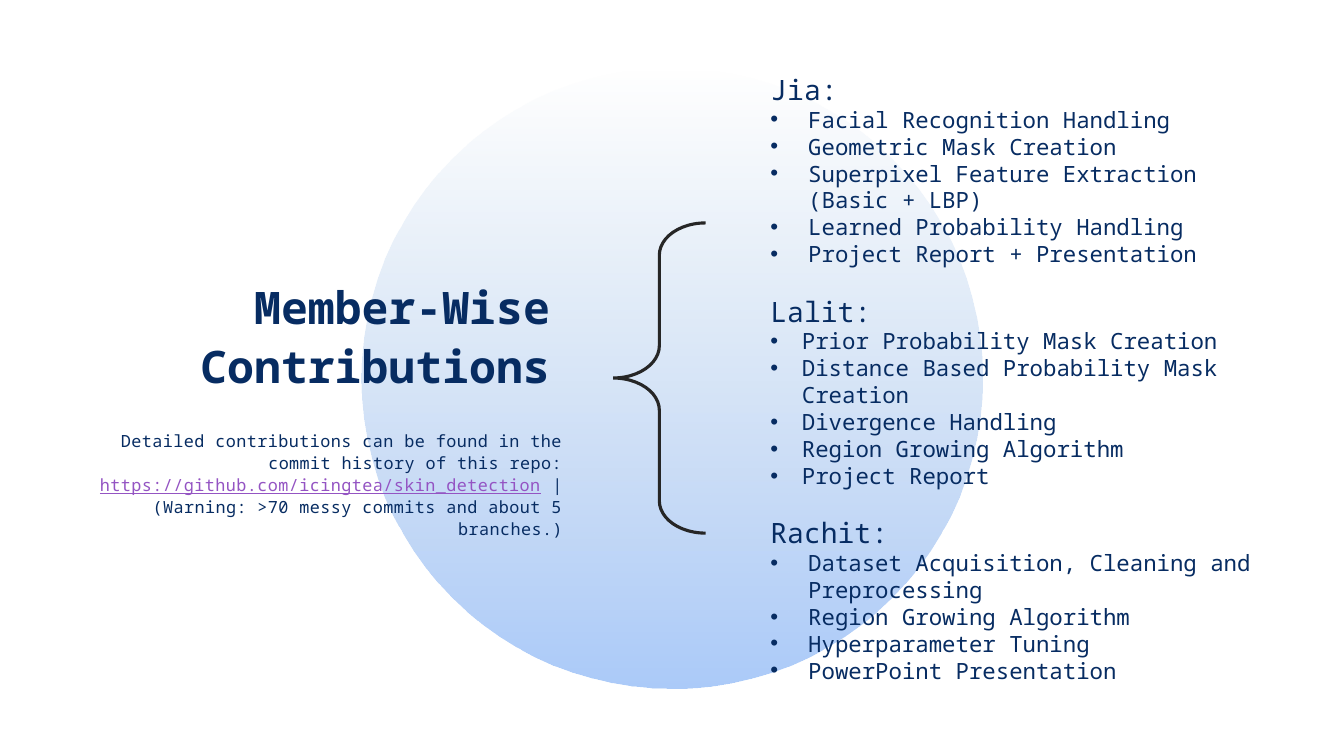
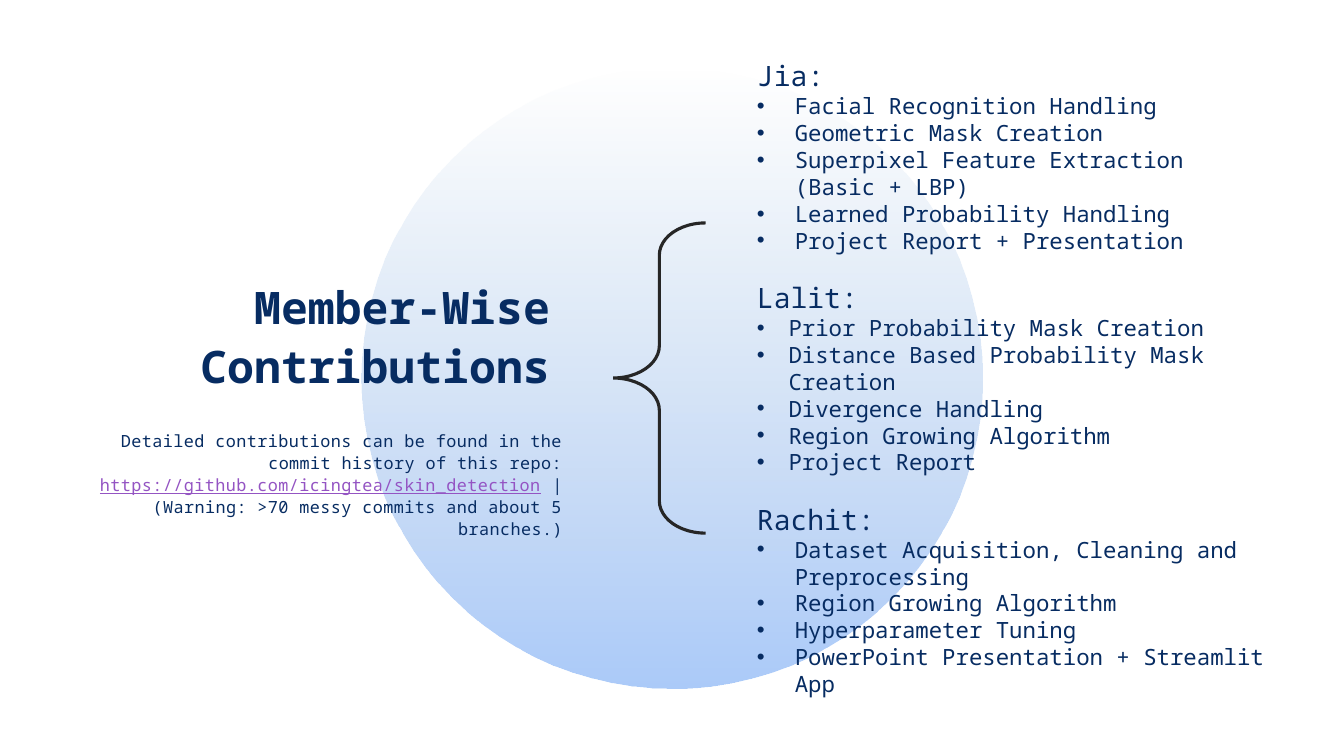
Before and after one commit to icingtea/skin_detection, a slide deck: slide 3 of presentation.pptx. Drawn at 1344x756 pixels with LibreOffice and Linux fonts; fonts in the diff are those of the drawing. Boxes give left, top, right and bottom in pixels: in the first picture for what was removed or moved away, otherwise in the second. Text is boxed around its words. In the diff, an @@ line names an element or a change of style, - is before the commit and + after.

Commit message:
ppt

```diff
--- a/presentation.pptx
+++ b/presentation.pptx
@@ text "Jia:": place and size @@
-text "Jia:" at (770, 78, 1250, 680)
+text "Jia:" at (757, 64, 1264, 698)
@@ text at (795, 645, 1264, 698): text changed @@
-• PowerPoint Presentation
+• PowerPoint Presentation + Streamlit App
```
Also in this commit, not shown: 8 slides added, 1 slide removed.
